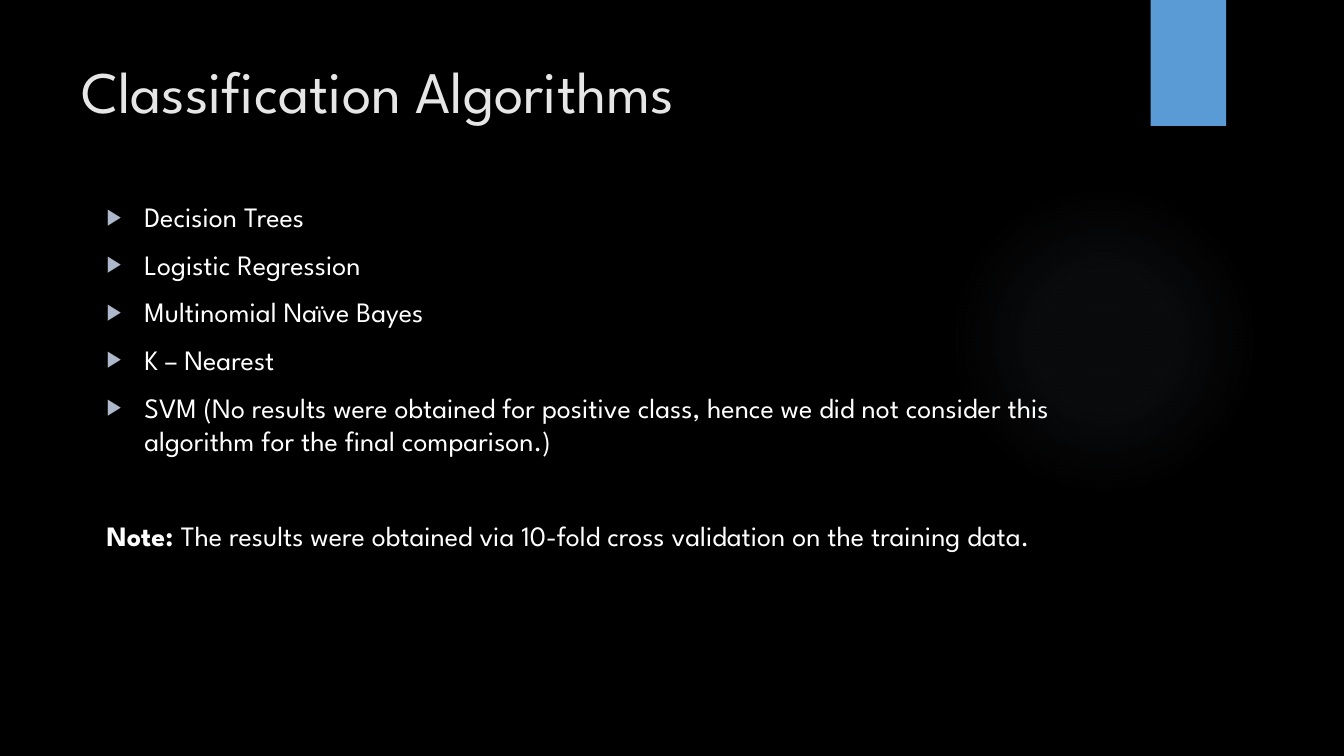
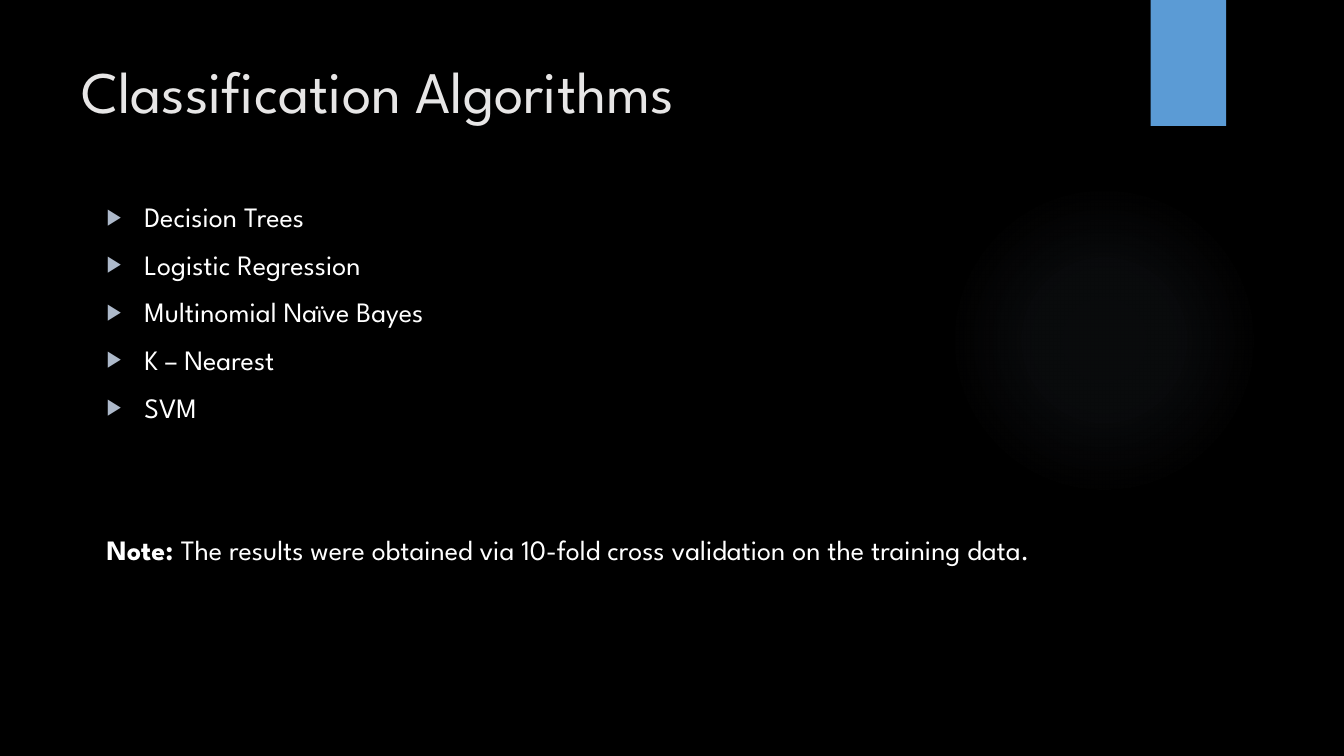
Before and after one commit to mkvalluri/cs583-project-2, a slide deck: slide 3 of docs/Presentation_Murali_Spoorthi.pptx. Drawn at 1344x756 pixels with LibreOffice and Linux fonts; fonts in the diff are those of the drawing; background and template pictures are left out. Boxes give left, top, right and bottom in pixels: in the first picture for what was removed or moved away, otherwise in the second. Text is boxed around its words. In the diff, an @@ line names an element or a change of style, - is before the commit and + after.

```diff
--- a/docs/Presentation_Murali_Spoorthi.pptx
+++ b/docs/Presentation_Murali_Spoorthi.pptx
@@ text at (x1=144, y1=399, x2=196, y2=419): text changed @@
-▶ SVM (No results were obtained for positive class, hence we did not consider this algorithm for the final comparison.)
+▶ SVM
```
Also in this commit, not shown: 1 other slide changed, 1 other file.
